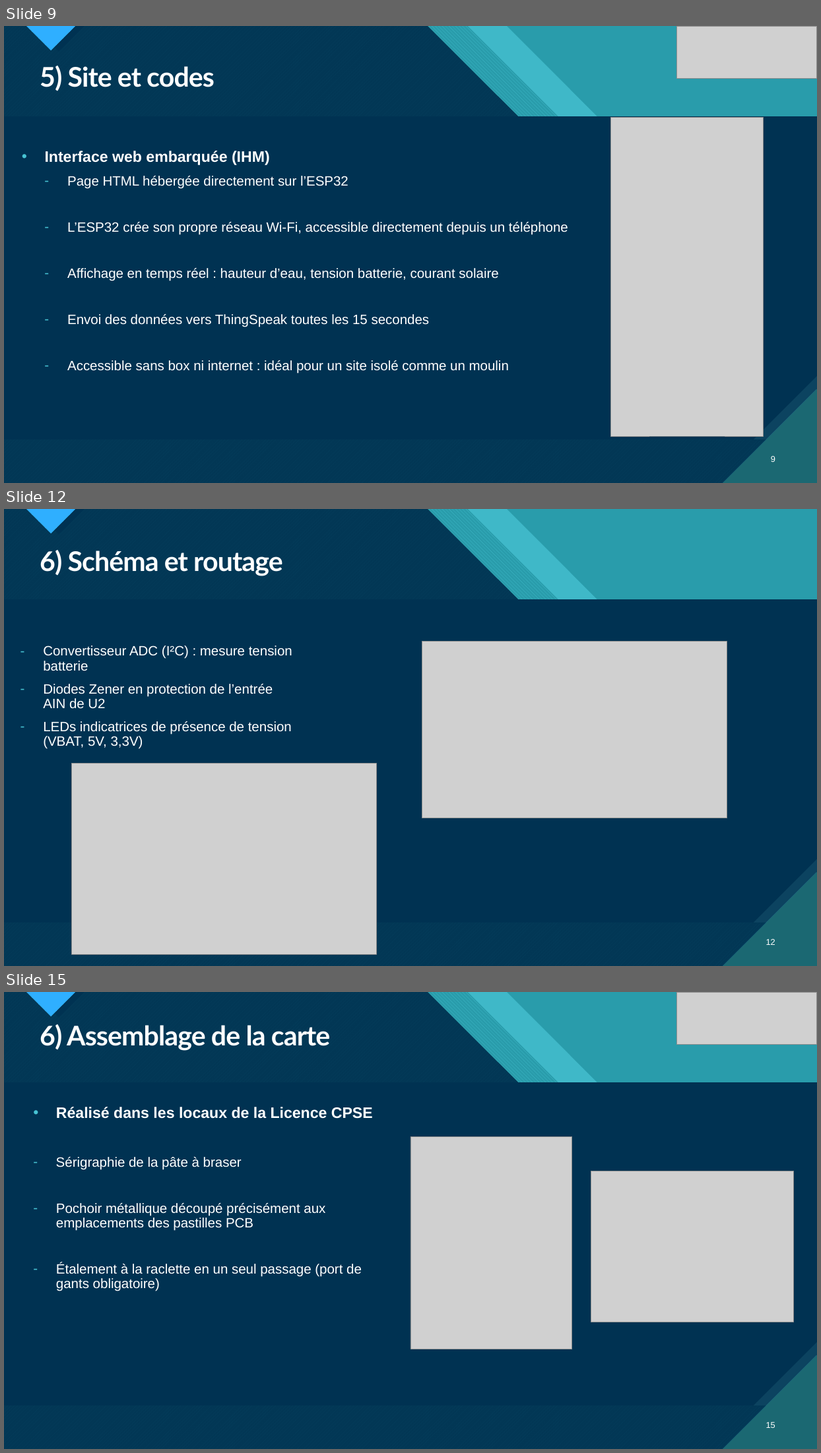
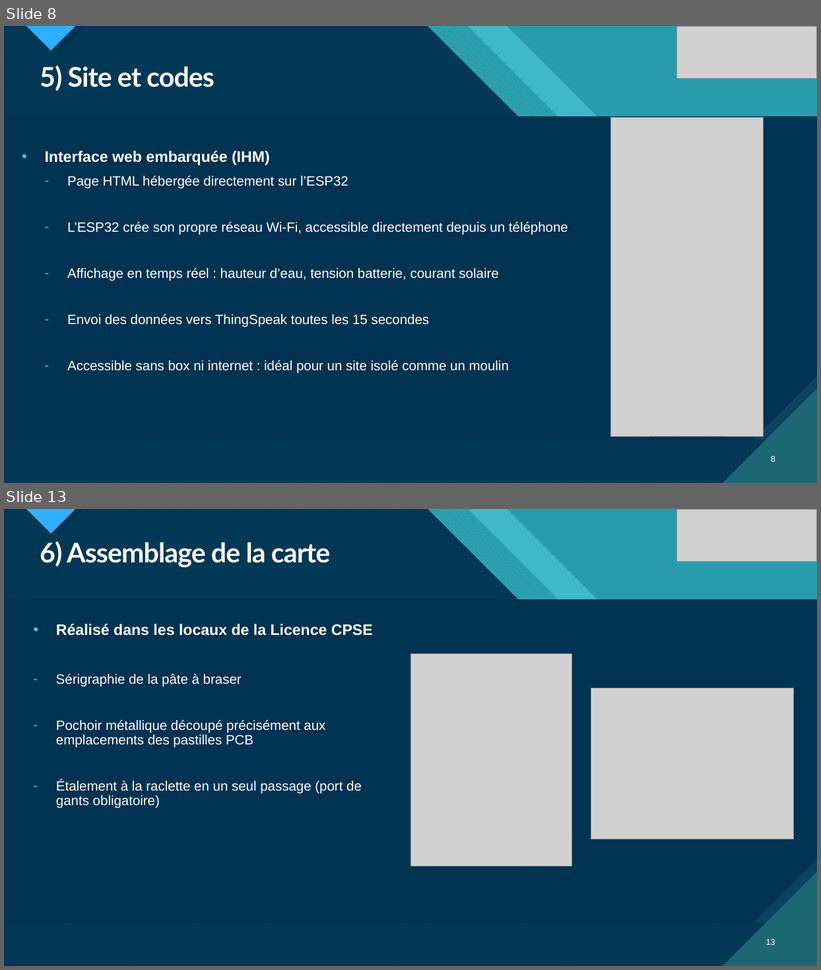
Before and after one commit to m4mchlk-svg/Projet-Pico-Centrale-Hydro-l-ctrique-BTS-CIEL-2nd, a slide deck: Rapport de PROJET/Diapo-Oral.pptx. Shown one above the other, each under a label of ours: slides 9, 12 and 15 before the commit, slides 8 and 13 after it; the slides between them are not shown. The pictures are 821x1453 and 821x970 pixels, drawn with LibreOffice and Linux fonts; fonts in the diff are those of the drawing; grey boxes stand for pictures. Boxes give left, top, right and bottom in pixels: in the first picture for what was removed or moved away, otherwise in the second. Text is boxed around its words. In the diff, an @@ line names an element or a change of style, - is before the commit and + after.

```diff
--- a/Rapport de PROJET/Diapo-Oral.pptx
+++ b/Rapport de PROJET/Diapo-Oral.pptx
@@ slide 12 removed at [4,509,817,966], background #47C3D3; not listed: 18 template elements that a slide beside it also shows @@
@@ title removed at [40,550,283,576] @@
-6) Schéma et routage
@@ text removed at [43,646,292,749] @@
-– Convertisseur ADC (I²C) : mesure tension batterie
-– Diodes Zener en protection de l’entrée AIN de U2
-– LEDs indicatrices de présence de tension (VBAT, 5V, 3,3V)
@@ picture removed at [422,642,727,819] @@
@@ picture removed at [71,764,376,955] @@
@@ page number removed at [766,939,776,945] @@
-12
@@ what was slide 9 is now slide 8 @@
@@ what was slide 15 is now slide 13 @@
@@ page number at [766,939,776,945]: text changed @@
-15
+13
```
Also in this commit, not shown: 9 slides changed, 1 other slide removed.
